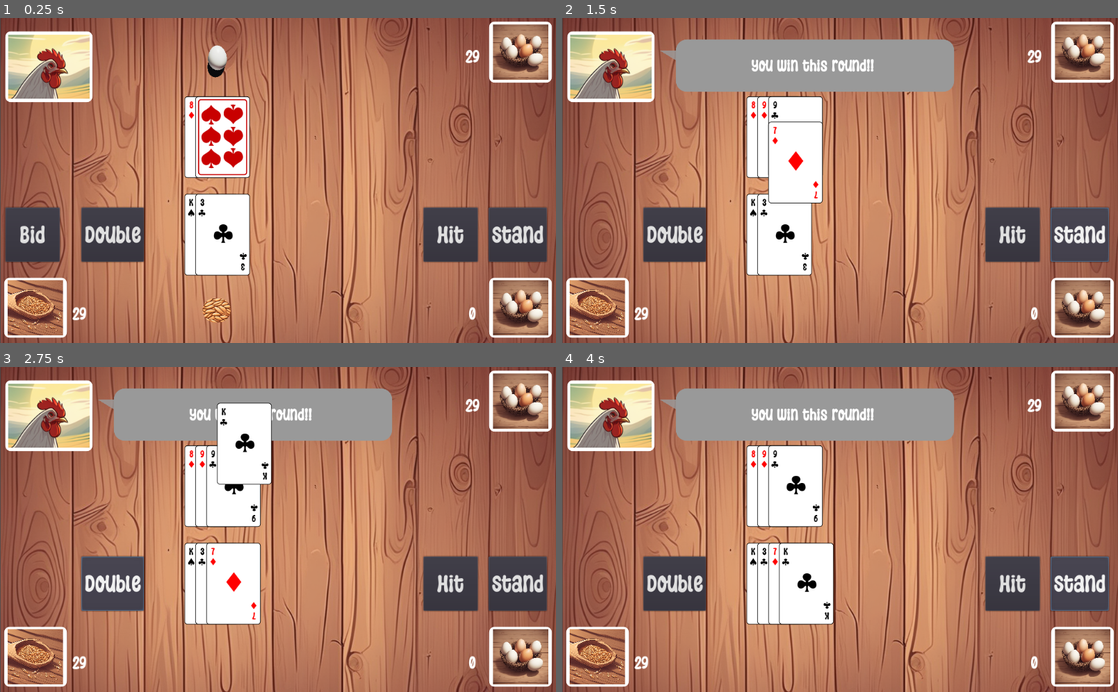
Above: before the commit, frames 1-4 (two rows, left to right).
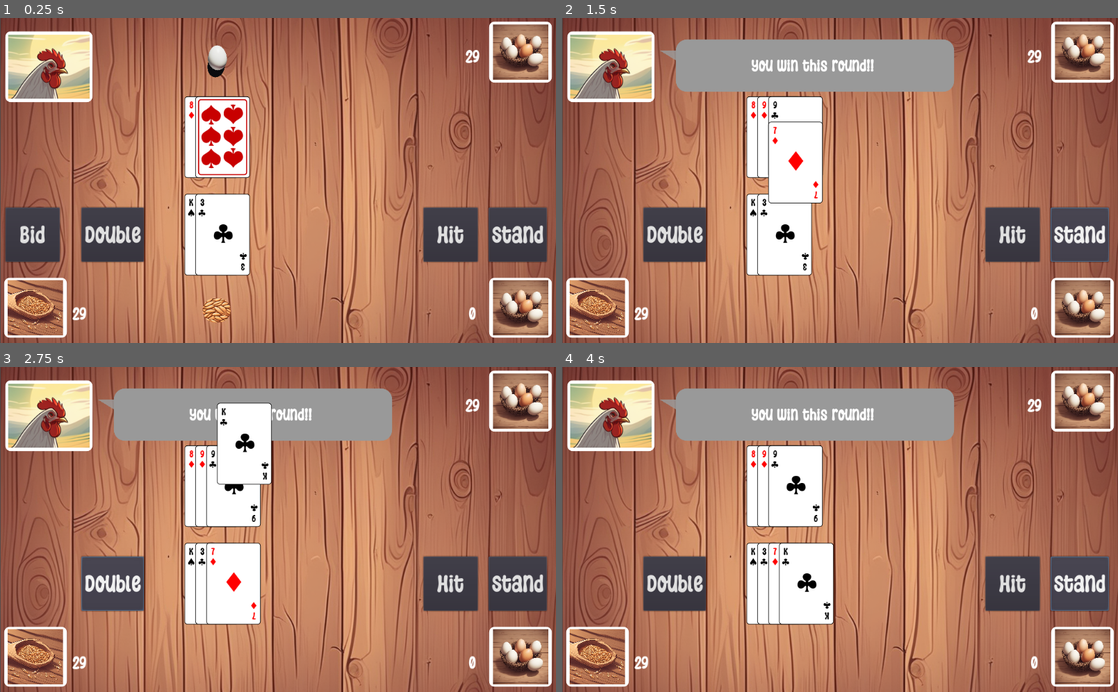
Above: after the commit, the same moments.

Repository: yakushev85/BlackJackWithChicken
Game: Godot game, scene res://GameTable.tscn
Two runs of this game, one before a commit and one after it. Both use one fixed random seed, a clock stepped at 60 frames per second and the inputs below.
Inputs:
- Up to frame 1 (0.25 s): no input
- Up to frame 2 (1.5 s): click "Hit" at 0.5 s; click "Stand" at 1.25 s
- Up to frame 3 (2.75 s): click "Double" at 2 s
- Up to frame 4 (4 s): click "Hit" at 2.75 s; click "Stand" at 3.5 s

The runs differ from the first frame. In frame 1, 4.1% of the frame differs, in the area x 2-100%, y 0-100%; in frame 2, 3.8%; in frame 3, 3.8%; in frame 4, 3.8%.

Commit message:
refactor assets

Diff:
--- a/app/GameTable.tscn
+++ b/app/GameTable.tscn
@@ -1,6 +1,6 @@
 [gd_scene load_steps=15 format=2]
 
-[ext_resource path="res://assets/bg/wooden.png" type="Texture" id=1]
+[ext_resource path="res://assets/bg/wooden_c.png" type="Texture" id=1]
 [ext_resource path="res://assets/icon/grains.png" type="Texture" id=2]
 [ext_resource path="res://assets/icon/rooster2.png" type="Texture" id=3]
 [ext_resource path="res://assets/fonts/WigglyCurvesRegular.ttf" type="DynamicFontData" id=4]
@@ -36,7 +36,7 @@
 chicken_bid_item_type = ExtResource( 9 )
 
 [node name="WoodenBg" type="Sprite" parent="."]
-position = Vector2( 513, 500 )
+position = Vector2( 513, 350 )
 texture = ExtResource( 1 )
 
 [node name="ControlsUI" type="Node2D" parent="."]
Binary file removed: app/assets/bg/wooden.png
Not shown, removed: app/assets/bg/wooden.png.import
Binary file added: app/assets/bg/wooden_c.png
Not shown, changed: app/assets/bg/wooden_c.png.import
Binary file removed: app/assets/icon/funny_egg.png
Binary file removed: app/assets/icon/rooster.png
Not shown, removed: app/assets/icon/rooster.png.import
